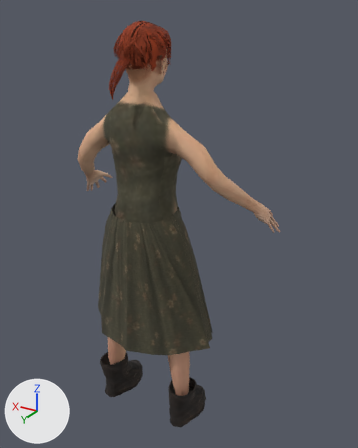
Two versions of the glTF model examples/character-generator/res/models/characters/lala.glb, one commit apart.
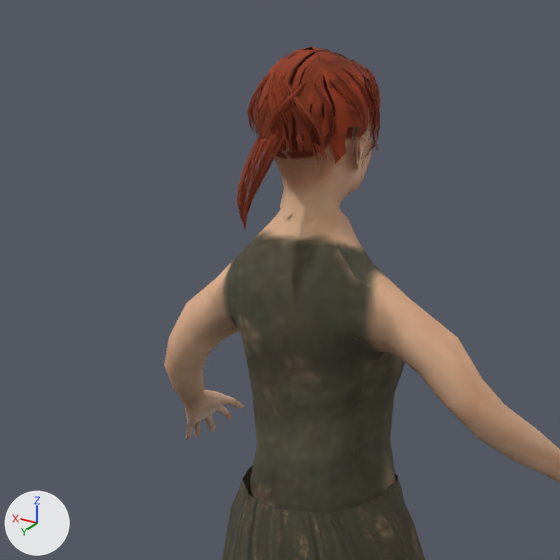
Each version appears first whole from a 50 mm lens placed at (-1.076, 1.624, 1.723), pointed at (-0.077, -0.04, 0.891), and next in a close-up on the part from 2% to 70% of the width and 0% to 54% of the height. The lights are fixed; the arrows at lower left show +X, +Y and +Z. The last two pictures show the newer version. Vertices at exactly the same position are counted once.
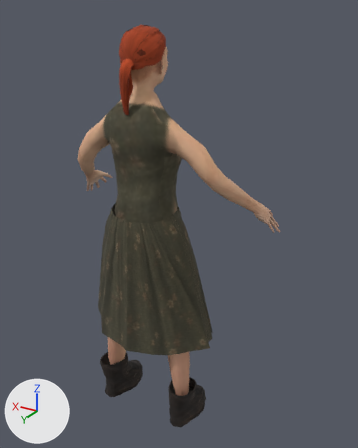
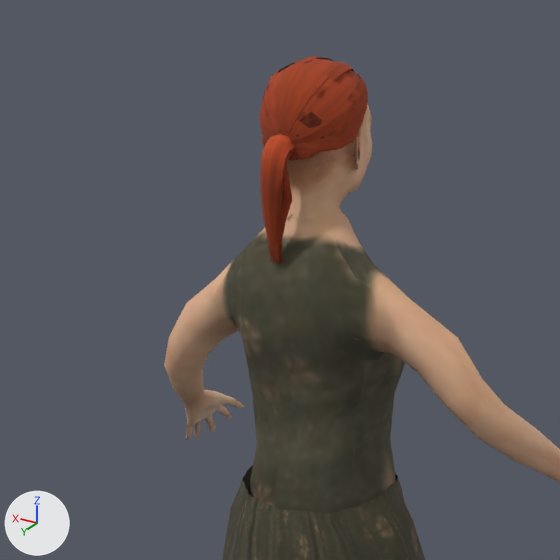
The change in detail:
me_mesh_0 is used by ob_mesh; location (0.0, 0.0, 0.0).
me_mesh_0 had 4576 vertices, 7686 faces and spanned x -0.49..0.49, y -0.2..0.26, z -0.01..1.69.
me_mesh_0 now has 4034 vertices, 6748 faces and spans x -0.49..0.49, y -0.2..0.25, z -0.01..1.68.
me_mesh_0 part 1: 7 loose pieces with 136 vertices, spanning x -0.07..0.09, y 0.0..0.26, z 1.44..1.63, are deleted.
me_mesh_0 part 2: 159 vertices moved from x -0.09..0.09, y 0.01..0.25, z 1.44..1.67 to x -0.08..0.08, y 0.01..0.21, z 1.41..1.67; 1769 vertices removed from x -0.1..0.1, y -0.04..0.26, z 1.44..1.69; 1363 vertices added at x -0.08..0.08, y 0.0..0.21, z 1.37..1.68.
me_mesh_0 part 3: 33 kept faces spanning x -0.07..0.07, y 0.03..0.2, z 1.41..1.65 get new texture (UV) coordinates.

Location of each change, (x1, y1, x2, y2) in pixels of the close-ups (560 x 560 px; the box of a moved part takes in the faces that stretch with it):
'Mesh', reshaped
    before: (164, 47, 560, 560)
    after: (164, 56, 560, 560)
part 1 of me_mesh_0, deleted
    before: (241, 134, 379, 222)
part 2 of me_mesh_0, moved or reshaped
    before: (237, 47, 381, 229)
    after: (259, 56, 368, 266)
part 3 of me_mesh_0, surface changed
    before: (246, 89, 340, 200)
    after: (282, 136, 309, 200)
